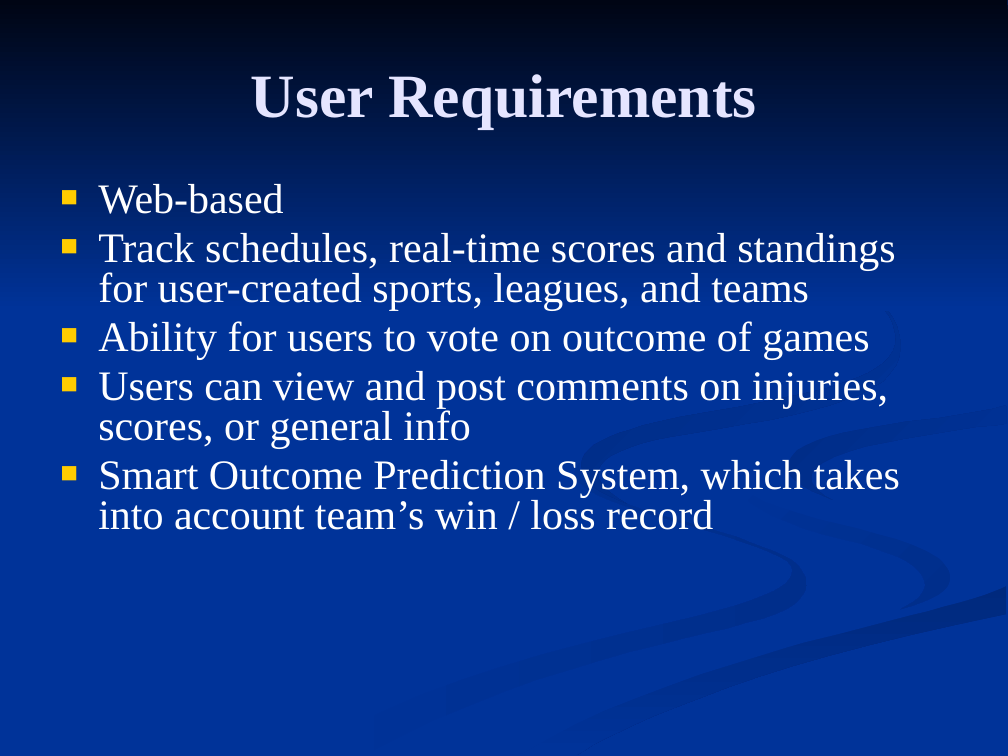
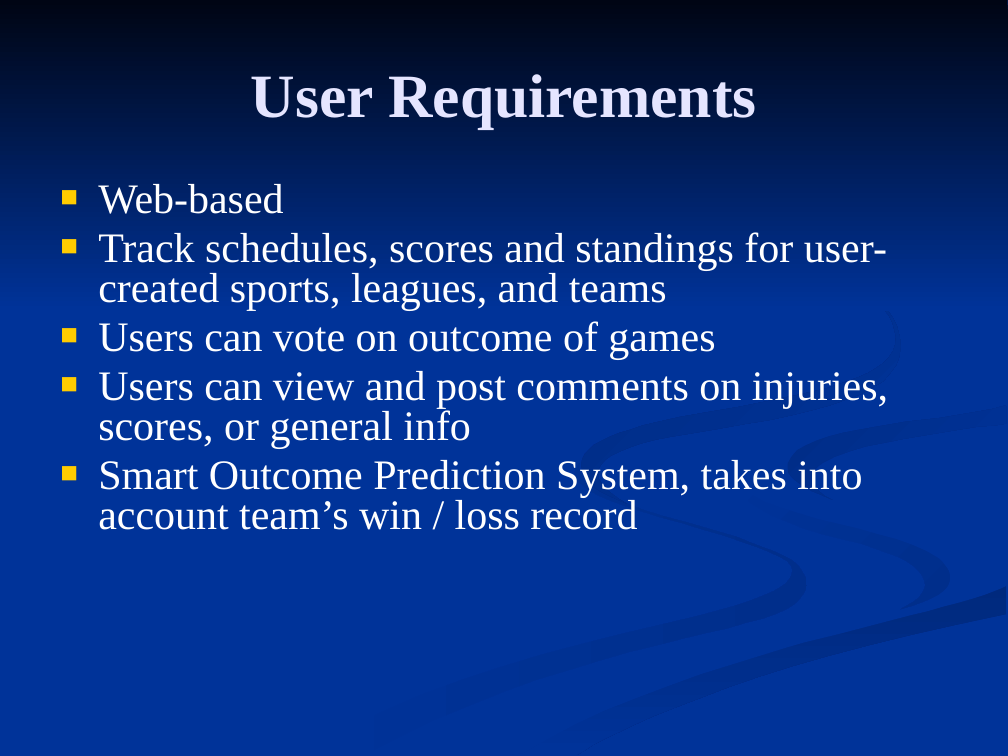
Before and after one commit to c0bra99/sports-score-tracker, a slide deck: slide 3 of Documents/DesignPresentation.pptx. Drawn at 1008x756 pixels with LibreOffice and Linux fonts; fonts in the diff are those of the drawing. Boxes give left, top, right and bottom in pixels: in the first picture for what was removed or moved away, otherwise in the second. Text is boxed around its words. In the diff, an @@ line names an element or a change of style, - is before the commit and + after.

```diff
--- a/Documents/DesignPresentation.pptx
+++ b/Documents/DesignPresentation.pptx
@@ text at (x1=98, y1=232, x2=887, y2=359): text changed @@
-■ Track schedules, real-time scores and standings for user-created sports, leagues, and teams
-■ Ability for users to vote on outcome of games
+■ Track schedules, scores and standings for user-created sports, leagues, and teams
+■ Users can vote on outcome of games
@@ text at (x1=98, y1=460, x2=862, y2=530): text changed @@
-■ Smart Outcome Prediction System, which takes into account team’s win / loss record
+■ Smart Outcome Prediction System, takes into account team’s win / loss record
```
Also in this commit, not shown: 6 other slides changed.
